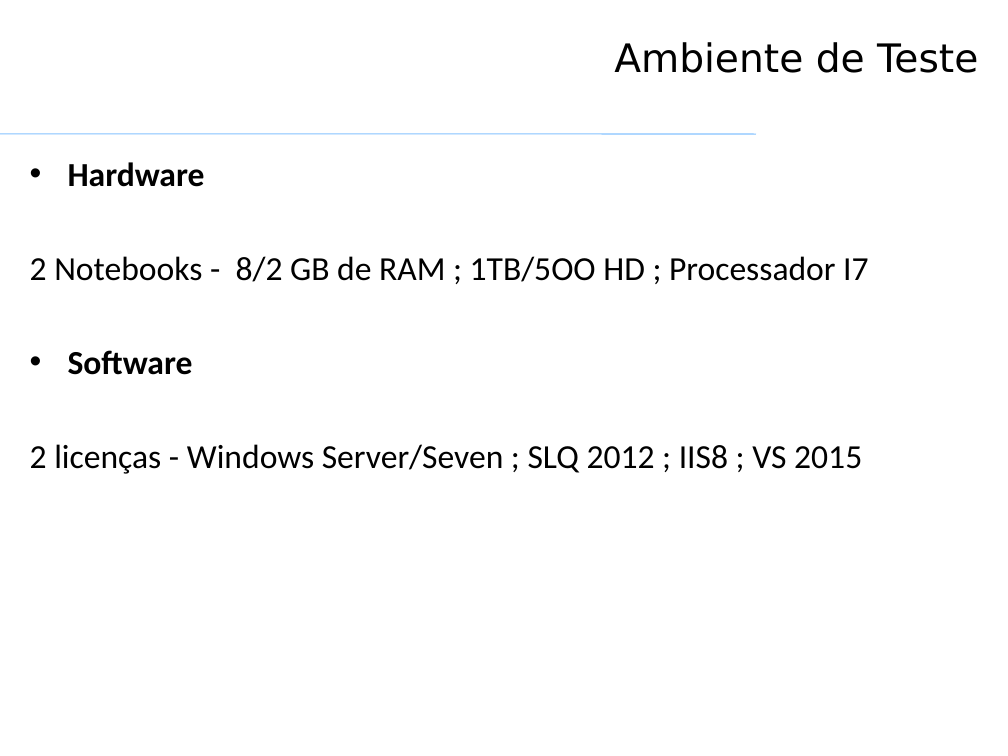
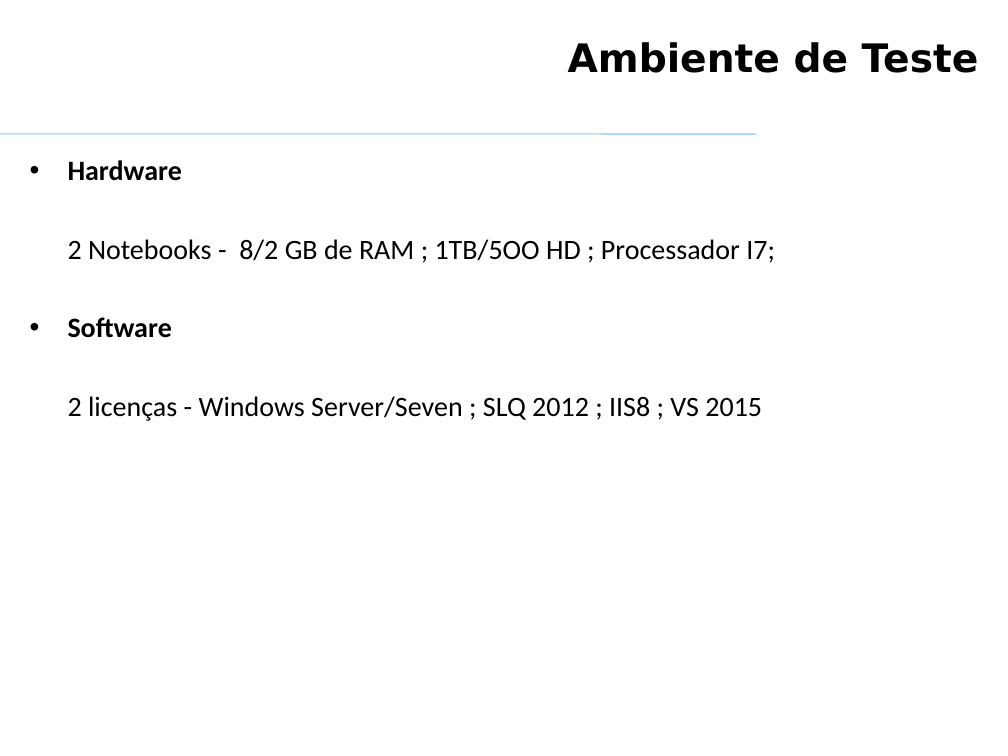
Before and after one commit to VagnerAlcantara/TCC, a slide deck: slide 14 of Qualidade de Produto de SW/Qualidade de produto de SW - TRABALHO.pptx. Drawn at 1008x756 pixels with LibreOffice and Linux fonts; fonts in the diff are those of the drawing; background and template pictures are left out. Boxes give left, top, right and bottom in pixels: in the first picture for what was removed or moved away, otherwise in the second. Text is boxed around its words. In the diff, an @@ line names an element or a change of style, - is before the commit and + after.

```diff
--- a/Qualidade de Produto de SW/Qualidade de produto de SW - TRABALHO.pptx
+++ b/Qualidade de Produto de SW/Qualidade de produto de SW - TRABALHO.pptx
@@ title "Ambiente de Teste" at (x1=568, y1=42, x2=979, y2=73): bold on @@
@@ text at (x1=68, y1=160, x2=762, y2=421): size 24 to 20 pt in "Hardware", "Software", "2 licenças - Windows Server/Seven ; SLQ ..." @@
@@ text at (x1=68, y1=239, x2=775, y2=263): text changed; size 24 to 20 pt @@
-2 Notebooks - 8/2 GB de RAM ; 1TB/5OO HD ; Processador I7
+2 Notebooks - 8/2 GB de RAM ; 1TB/5OO HD ; Processador I7;
```
Also in this commit, not shown: 18 other slides changed.
